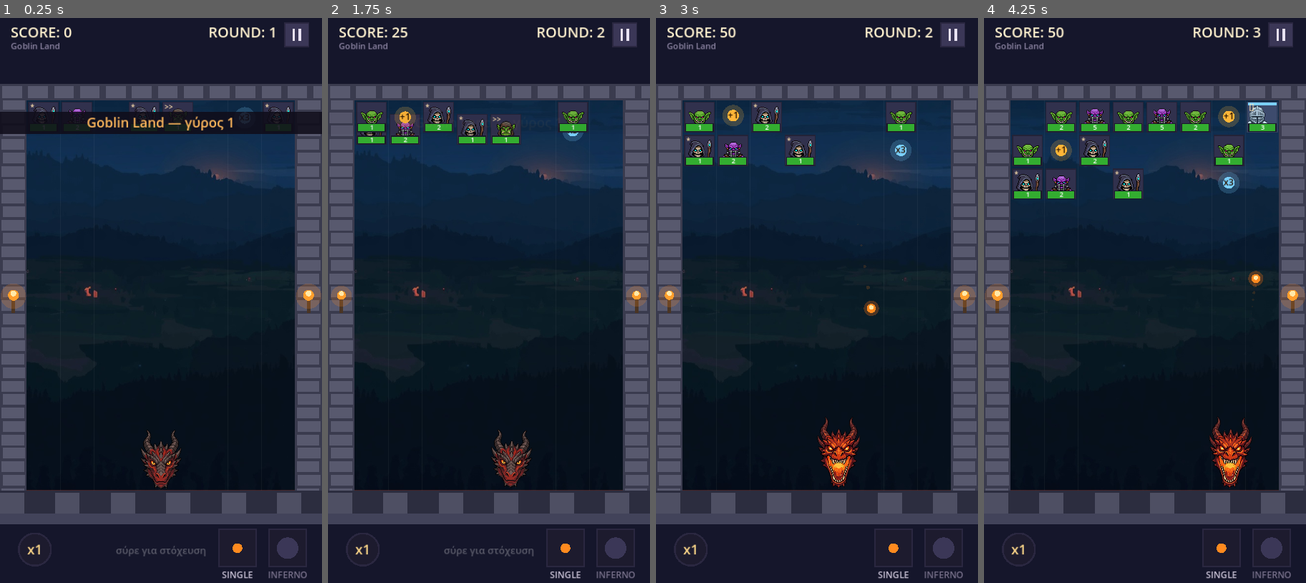
Above: before the commit, frames 1-4 (left to right).
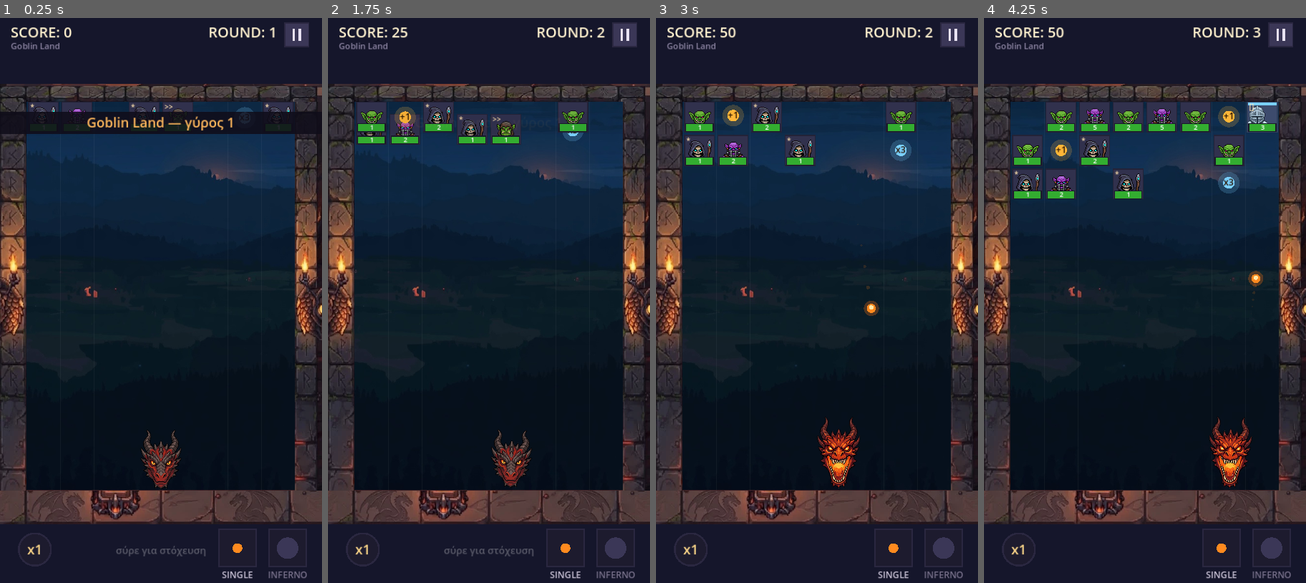
Above: after the commit, the same moments.

Repository: 40panos/-dragon
Game: Godot game, scene res://scenes/main.tscn
The game is run twice, just before and just after one commit, with the same random seed, the same clock (stepped at 60 frames per second) and the same inputs.
Inputs (mouse positions are in pixels of both pictures, inside the frame that each line leads up to):
- Up to frame 1 (0.25 s): no input
- Up to frame 2 (1.75 s): move the mouse to (559, 272) at 0.52 s; click (559, 272) at 0.67 s; drag from (424, 328) to (572, 119) at 1.27 s
- Up to frame 3 (3 s): move the mouse to (849, 176) at 2.02 s; click (849, 176) at 2.17 s; drag from (800, 413) to (733, 119) at 2.77 s
- Up to frame 4 (4.25 s): move the mouse to (1241, 385) at 3.52 s; click (1241, 385) at 3.67 s

The runs differ from the first frame. In frame 1, 19% of the frame differs, in the area x 0-100%, y 11-90%; in frame 2, 19%; in frame 3, 19%; in frame 4, 19%.

Commit message:
Use carved stone art for the frame instead of drawn rectangles
The side columns and top band of the reference mockup sit outside the play
area, so they came out clean and could be cut directly; the braziers are baked
into the columns, which retires the procedural torches.

Drawing falls back to the old rectangles when the textures are missing, so the
project still runs from a bare checkout.

Co-Authored-By: Claude Opus 5 <noreply@anthropic.com>

Diff:
--- a/scripts/main.gd
+++ b/scripts/main.gd
@@ -78,6 +78,10 @@
 var dragon: DragonType
 
 var fireball_tex: Texture2D
+var tex_frame_left: Texture2D
+var tex_frame_right: Texture2D
+var tex_frame_top: Texture2D
+var tex_frame_floor: Texture2D
 var font: Font
 
 
@@ -95,8 +99,11 @@
 	death_row = int(floor((floor_y - PF_TOP) / cell))
 	launch_x = W * 0.5
 
-	if ResourceLoader.exists("res://art/fireball.png"):
-		fireball_tex = load("res://art/fireball.png")
+	fireball_tex = _load_tex("fireball")
+	tex_frame_left = _load_tex("frame_left")
+	tex_frame_right = _load_tex("frame_right")
+	tex_frame_top = _load_tex("frame_top")
+	tex_frame_floor = _load_tex("frame_floor")
 
 	_load_content()
 	save = SaveManager.load_data()
@@ -128,6 +135,11 @@
 
 
 # ---------------------------------------------------------------- περιεχόμενο
+
+func _load_tex(name_: String) -> Texture2D:
+	var p := "res://art/%s.png" % name_
+	return load(p) if ResourceLoader.exists(p) else null
+
 
 func _load_content() -> void:
 	areas = _load_dir("res://data/areas")
@@ -769,10 +781,21 @@
 
 
 func _draw_frame() -> void:
+	var top := PF_TOP - 36.0
+
+	# ζωγραφισμένο πλαίσιο, όταν υπάρχουν τα γραφικά
+	if tex_frame_left and tex_frame_right and tex_frame_top:
+		draw_texture_rect(tex_frame_left,
+			Rect2(frame_left(), top, BORDER, H - top), false)
+		draw_texture_rect(tex_frame_right,
+			Rect2(pf_right, top, BORDER, H - top), false)
+		draw_texture_rect(tex_frame_top,
+			Rect2(frame_left(), top, frame_right() - frame_left(), 40.0), false)
+		return
+
 	var stone := Color("58596e")
 	var dark := Color("3a3b4e")
 	var bh := 30.0
-	var top := PF_TOP - 36.0
 	for side in 2:
 		var x0 := frame_left() if side == 0 else pf_right
 		draw_rect(Rect2(x0, top, BORDER, H - top), dark)
@@ -791,6 +814,8 @@
 
 
 func _draw_torches() -> void:
+	if tex_frame_left:
+		return          # οι δάδες είναι ήδη μέσα στο ζωγραφισμένο πλαίσιο
 	var flick := 1.0 + sin(t * 9.0) * 0.12
 	for side in 2:
 		var x := BORDER * 0.5 if side == 0 else W - BORDER * 0.5
@@ -802,6 +827,14 @@
 
 
 func _draw_ground() -> void:
+	if tex_frame_floor:
+		draw_rect(Rect2(0, floor_y, W, H - floor_y), Color("1a1119"))
+		draw_texture_rect(tex_frame_floor,
+			Rect2(frame_left(), floor_y, frame_right() - frame_left(), ui_top - floor_y), false)
+		draw_line(Vector2(pf_left, floor_y), Vector2(pf_right, floor_y),
+			Color(1, 0.4, 0.3, 0.22), 2.0)
+		return
+
 	draw_rect(Rect2(0, floor_y, W, H - floor_y), Color("2c2d3f"))
 	var i := 0
 	var x := 0.0
Binary file added: art/frame_floor.png
Not shown, added: art/frame_floor.png.import
Binary file added: art/frame_left.png
Not shown, added: art/frame_left.png.import
Binary file added: art/frame_right.png
Not shown, added: art/frame_right.png.import
Binary file added: art/frame_top.png
Not shown, added: art/frame_top.png.import
